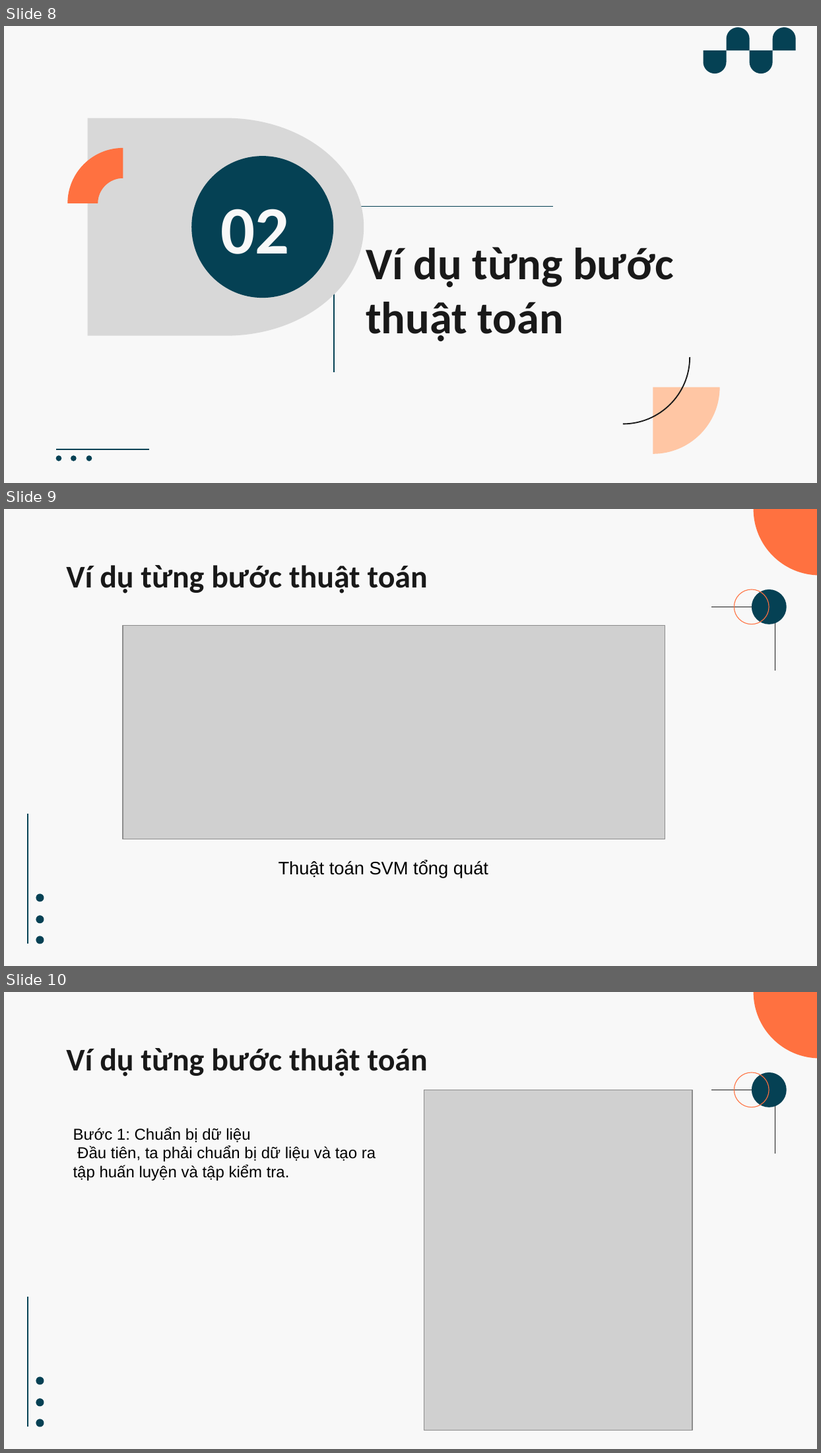
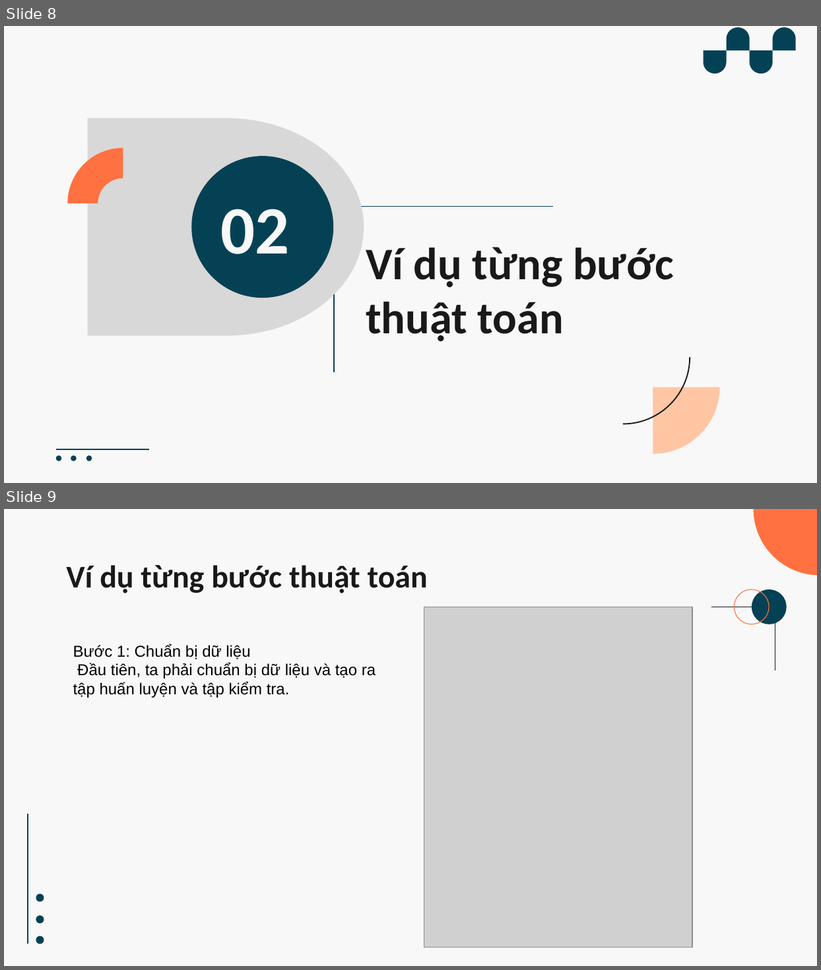
Before and after one commit to vynguyen279/N19DCCN180_N19DCCN210_N19DCCN230, a slide deck: slide.pptx. Shown one above the other, each under a label of ours: slides 8, 9 and 10 before the commit, slides 8 and 9 after it. The pictures are 821x1453 and 821x970 pixels, drawn with LibreOffice and Linux fonts; fonts in the diff are those of the drawing; grey boxes stand for pictures. Boxes give left, top, right and bottom in pixels: in the first picture for what was removed or moved away, otherwise in the second. Text is boxed around its words. In the diff, an @@ line names an element or a change of style, - is before the commit and + after.

```diff
--- a/slide.pptx
+++ b/slide.pptx
@@ slide 9 removed at <box>4,509,817,966</box>, background #F8F8F8; not listed: 5 template elements that a slide beside it also shows @@
@@ title removed at <box>66,565,428,593</box> @@
-Ví dụ từng bước thuật toán
@@ group removed at <box>712,590,787,671</box>: 4 freeform shapes @@
@@ picture removed at <box>123,625,665,839</box> @@
@@ text removed at <box>279,861,488,879</box> @@
-Thuật toán SVM tổng quát
@@ what was slide 10 is now slide 9 @@
```
Also in this commit, not shown: 3 slides changed.
